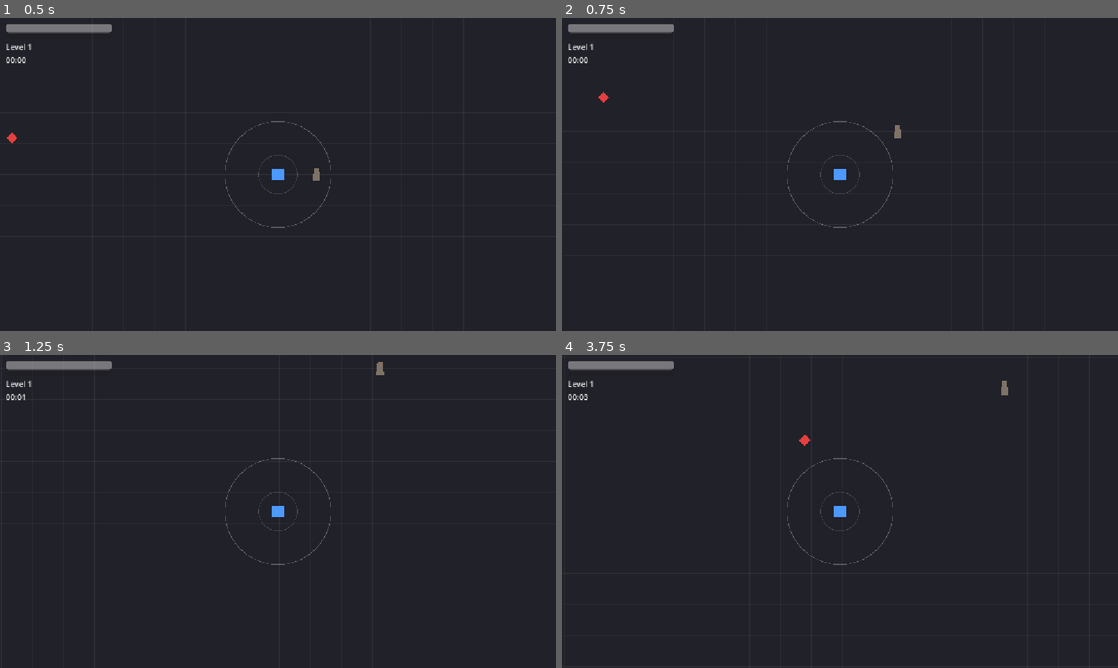
Above: before the commit, frames 1-4 (two rows, left to right).
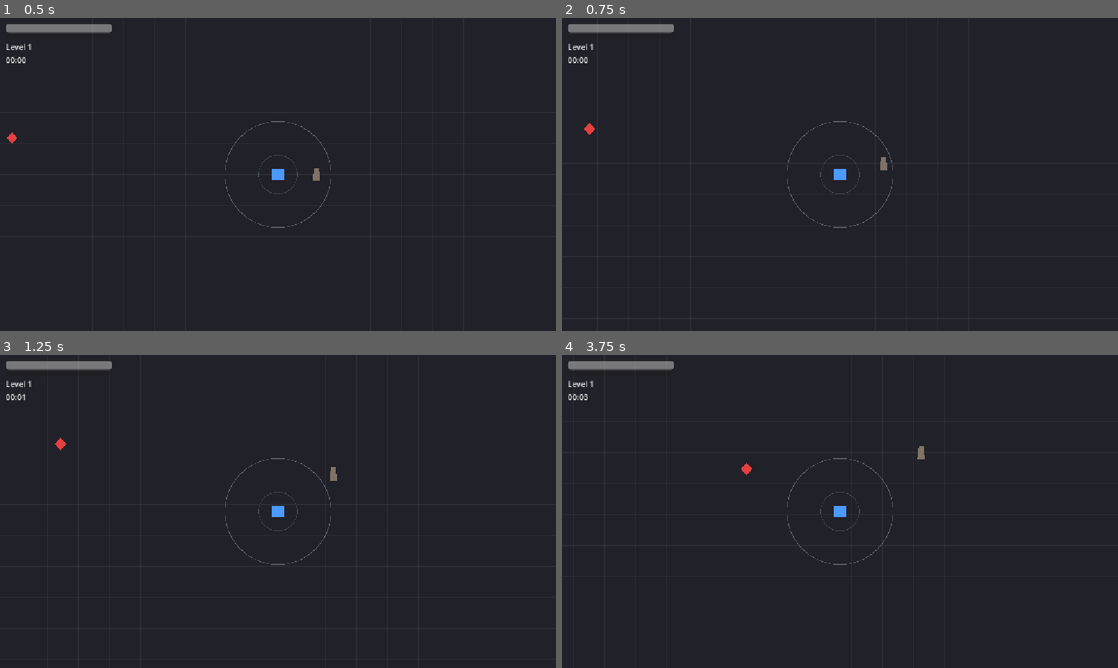
Above: after the commit, the same moments.

Repository: jmalcolmo/totem
Game: Godot game, scene res://scenes/main.tscn
Two runs of this game, one before a commit and one after it. Both use one fixed random seed, a clock stepped at 60 frames per second and the inputs below.
Inputs (mouse positions are in pixels of both pictures, inside the frame that each line leads up to):
- Up to frame 1 (0.5 s): no input
- Up to frame 2 (0.75 s): tap Enter at 0.5 s; move the mouse to (812, 237) at 0.52 s; press the mouse at (812, 237) at 0.53 s
- Up to frame 3 (1.25 s): no input
- Up to frame 4 (3.75 s): move the mouse to (1006, 558) at 1.27 s; release the mouse at (1006, 558) at 1.28 s; click (1006, 558) at 1.35 s; move the mouse to (673, 464) at 2.02 s; press the mouse at (673, 464) at 2.03 s; move the mouse to (867, 511) at 2.77 s; release the mouse at (867, 511) at 2.78 s; click (867, 511) at 2.85 s; move the mouse to (756, 433) at 3.52 s; press the mouse at (756, 433) at 3.53 s

Frame 1 is identical in both runs. In frame 2, 0.2% of the frame differs, in the area x 4-61%, y 23-49%; in frame 3, 0.1%; in frame 4, 0.2%, in the area x 32-81%, y 8-39%.

Commit message:
Double hop duration to 0.7s for slower, more deliberate hops
Corrects the previous change: hop_duration should be doubled from the
original 0.35, not halved. Bigger, slower hops read as distinct leaps.

Co-Authored-By: Claude Opus 4.8 <noreply@anthropic.com>

Diff:
--- a/scripts/hop_movement.gd
+++ b/scripts/hop_movement.gd
@@ -16,7 +16,7 @@
 ## Aiming this many pixels past the outer ring gives the max-distance hop.
 @export var overshoot_for_max_hop := 200.0
 @export var min_hop_distance := 60.0
-@export var hop_duration := 0.175
+@export var hop_duration := 0.7
 @export var walk_speed := 70.0
 ## Matches Totem.flight_duration so player and totem land together on a throw.
 @export var launch_duration := 0.3
